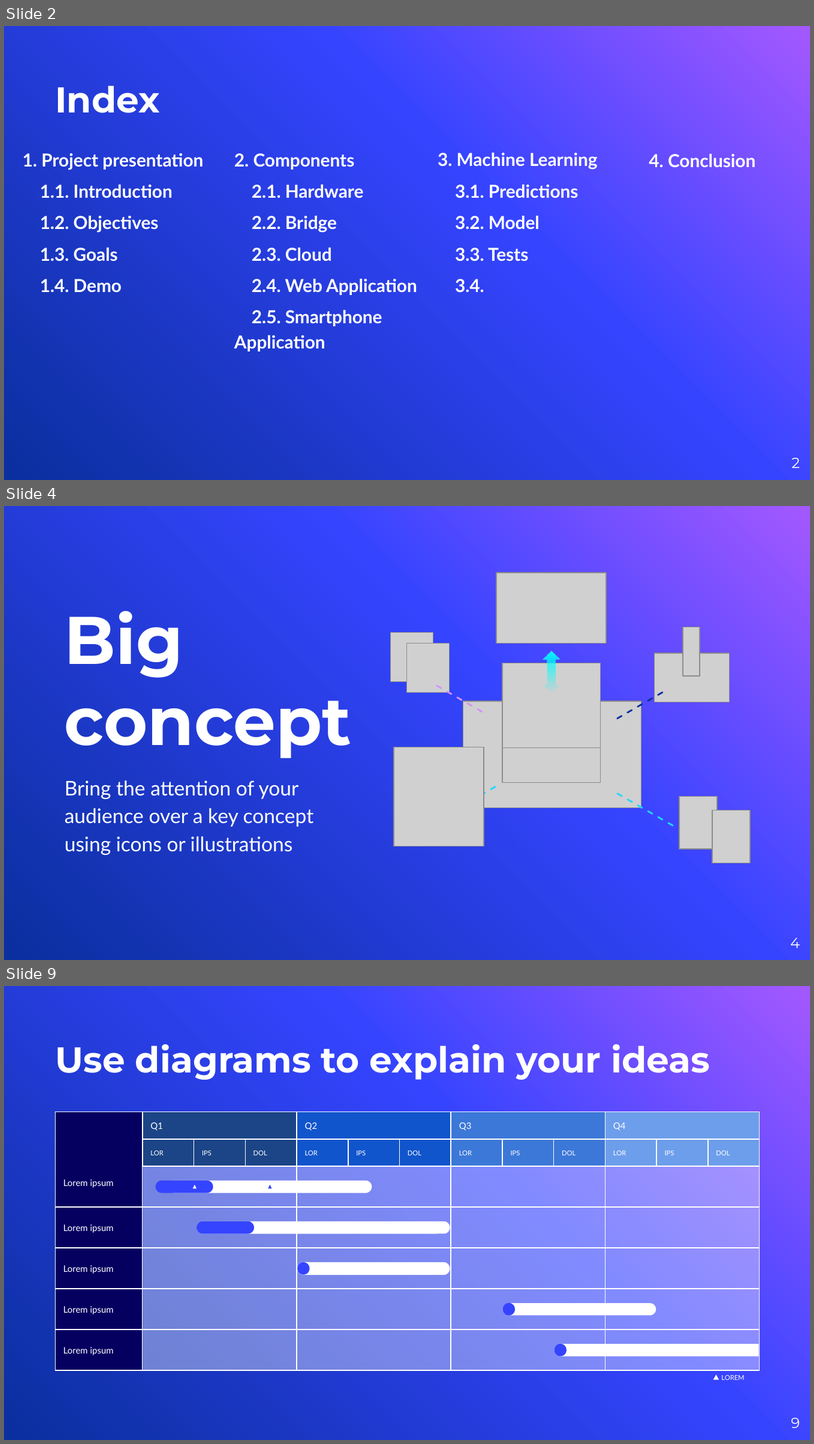
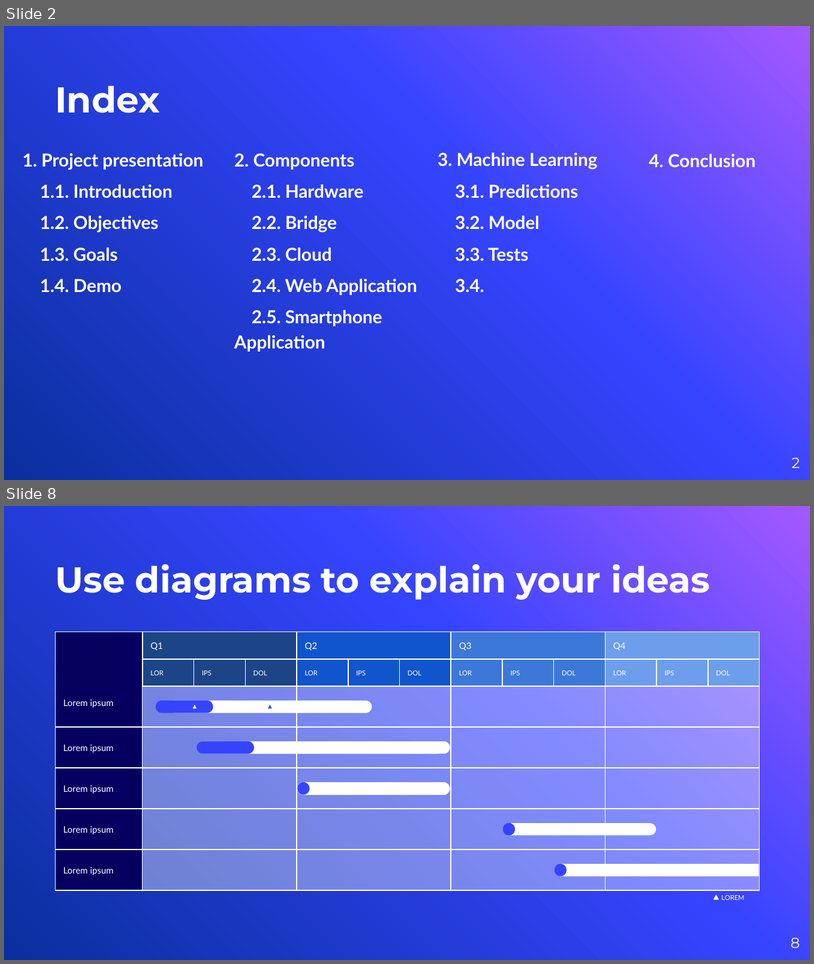
Before and after one commit to andrea-grandi/iot_project, a slide deck: presentation/presentation.pptx. Shown one above the other, each under a label of ours: slides 2, 4 and 9 before the commit, slides 2 and 8 after it; the slides between them are not shown. The pictures are 814x1444 and 814x964 pixels, drawn with LibreOffice and Linux fonts; fonts in the diff are those of the drawing; grey boxes stand for pictures; background and template pictures are left out. Boxes give left, top, right and bottom in pixels: in the first picture for what was removed or moved away, otherwise in the second. Text is boxed around its words. In the diff, an @@ line names an element or a change of style, - is before the commit and + after.

```diff
--- a/presentation/presentation.pptx
+++ b/presentation/presentation.pptx
@@ slide 4 removed at (4, 506, 810, 960), background gradient #A458FF to #3544FF to #0A2F9E @@
@@ picture removed at (497, 573, 606, 643) @@
@@ title removed at (65, 611, 352, 758) @@
-Big concept
@@ picture removed at (683, 627, 700, 676) @@
@@ picture removed at (391, 633, 434, 682) @@
@@ picture removed at (407, 643, 450, 692) @@
@@ picture removed at (503, 663, 601, 747) @@
@@ up down arrow removed at (543, 651, 560, 693) @@
@@ picture removed at (655, 653, 730, 702) @@
@@ line removed from (437, 686) to (486, 714) @@
@@ picture removed at (464, 701, 642, 808) @@
@@ picture removed at (503, 697, 601, 782) @@
@@ line removed from (663, 692) to (614, 721) @@
@@ picture removed at (394, 747, 484, 846) @@
@@ subtitle removed at (65, 780, 314, 855) @@
-Bring the attention of your audience over a key concept using icons or illustrations
@@ line removed from (496, 787) to (413, 834) @@
@@ line removed from (618, 793) to (677, 827) @@
@@ picture removed at (680, 796, 717, 850) @@
@@ picture removed at (713, 810, 751, 863) @@
@@ page number removed at (791, 937, 800, 948) @@
-4
@@ what was slide 9 is now slide 8 @@
@@ page number at (791, 937, 800, 948): text changed @@
-9
+8
```
Also in this commit, not shown: 6 slides changed, 3 slides added, 3 other slides removed, 2 other files.
